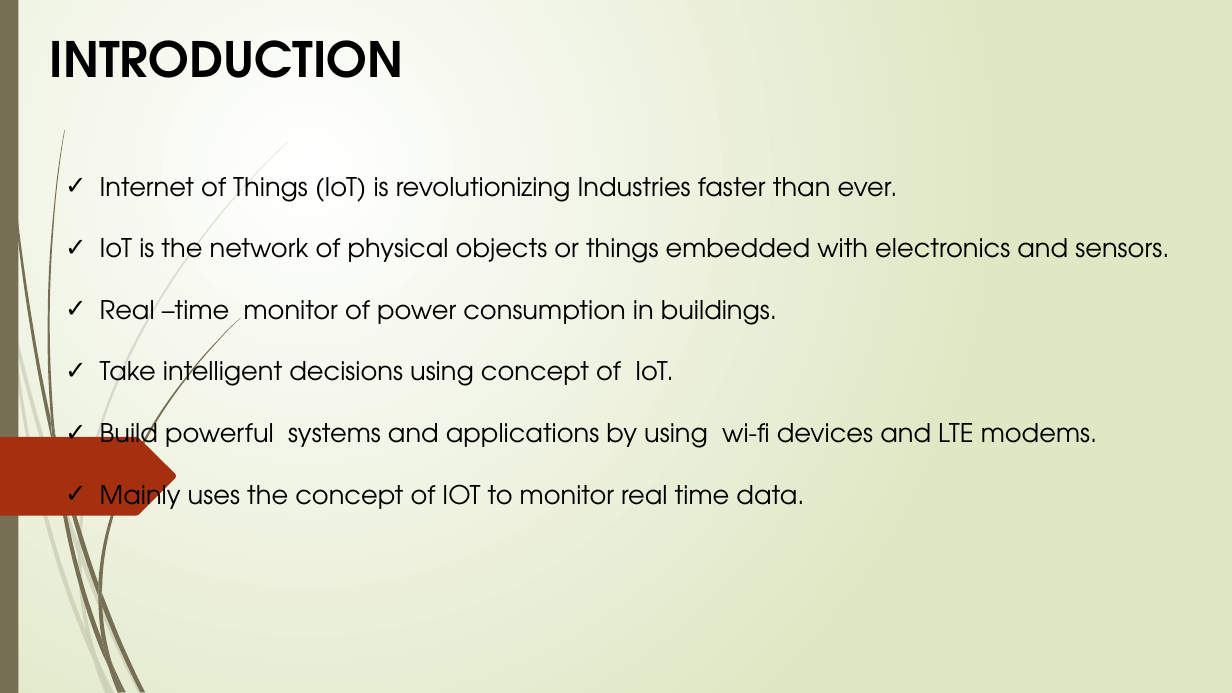
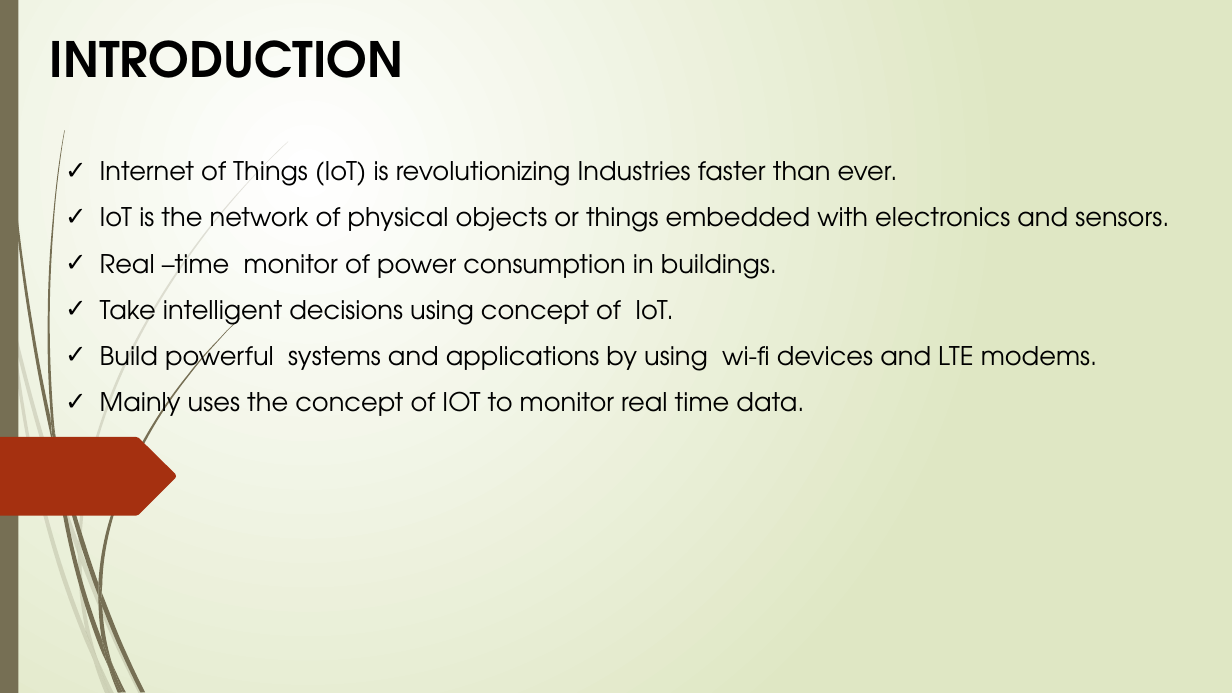
Before and after one commit to preethisheks4m/Batch-1-Smart-Energy-Monitor-App, a slide deck: slide 2 of Documents/B1 ppt.pptx. Drawn at 1232x693 pixels with LibreOffice and Linux fonts; fonts in the diff are those of the drawing. Boxes give left, top, right and bottom in pixels: in the first picture for what was removed or moved away, otherwise in the second. Text is boxed around its words. In the diff, an @@ line names an element or a change of style, - is before the commit and + after.

```diff
--- a/Documents/B1 ppt.pptx
+++ b/Documents/B1 ppt.pptx
@@ text "Internet of Things (IoT) is ..." at [100, 161, 1169, 424]: line spacing 2 to 1.5 @@
```
Also in this commit, not shown: 12 other slides changed, 2 slides added.
